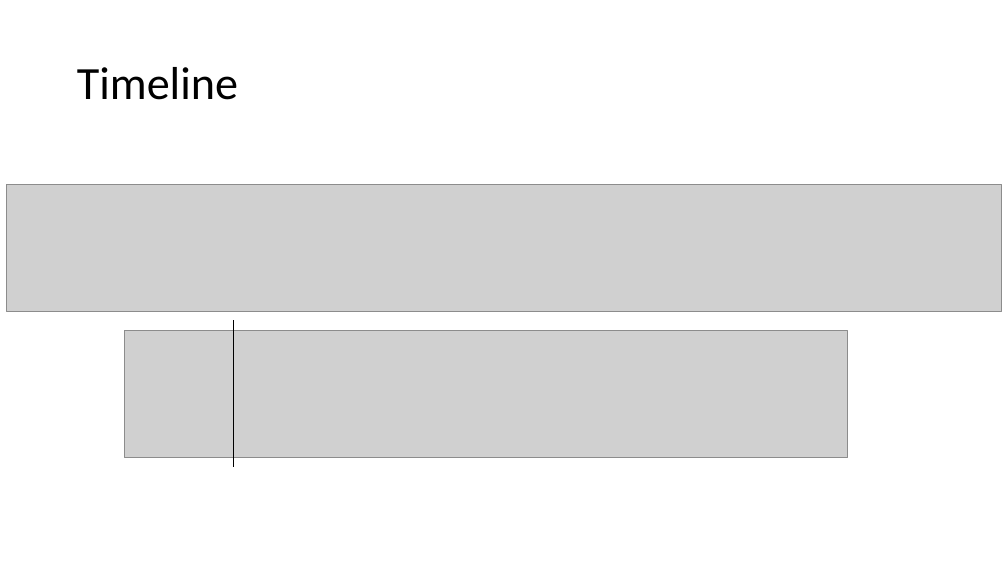
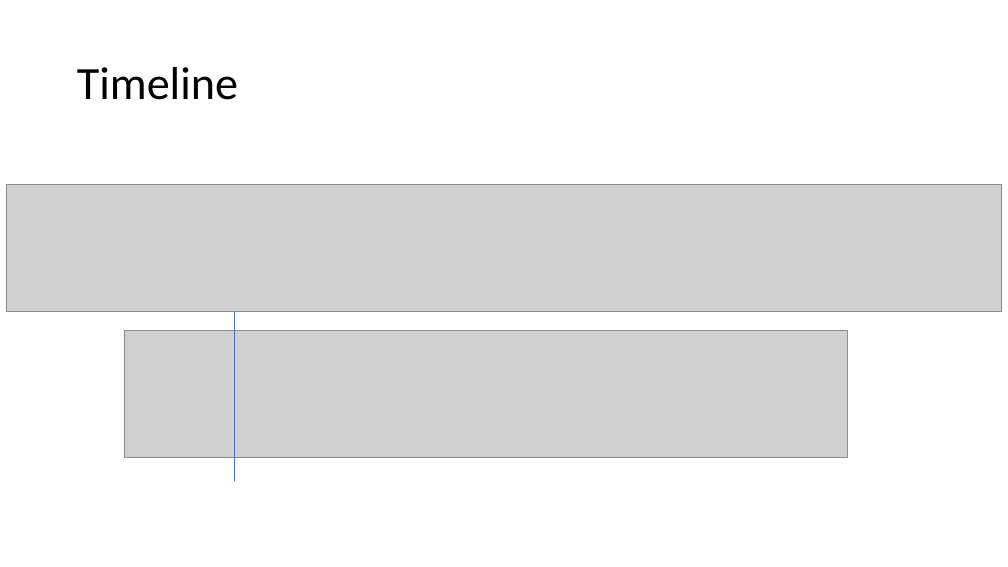
Before and after one commit to MiguelLoureiro98/timecave, a slide deck: slide 3 of papers/.ppt/TimeSeriesCV_15032024.pptx (slide 8 before the commit). Drawn at 1008x567 pixels with LibreOffice and Linux fonts; fonts in the diff are those of the drawing; grey boxes stand for pictures. Boxes give left, top, right and bottom in pixels: in the first picture for what was removed or moved away, otherwise in the second. Text is boxed around its words. In the diff, an @@ line names an element or a change of style, - is before the commit and + after.

```diff
--- a/papers/.ppt/TimeSeriesCV_15032024.pptx
+++ b/papers/.ppt/TimeSeriesCV_15032024.pptx
@@ line moved from (234, 321) - (234, 467) to (234, 312) - (234, 482) @@
@@ line (234, 312) - (234, 482): stroke #000000 1 pt to #4472C4 0.5 pt @@
```
Also in this commit, not shown: 1 other slide changed, 22 slides added, 5 slides removed, 9 other files.
